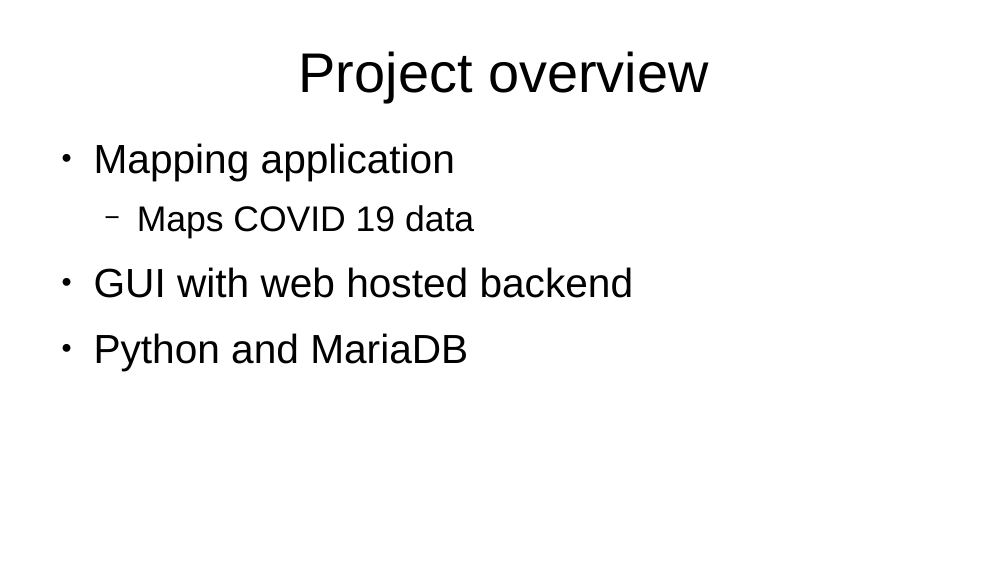
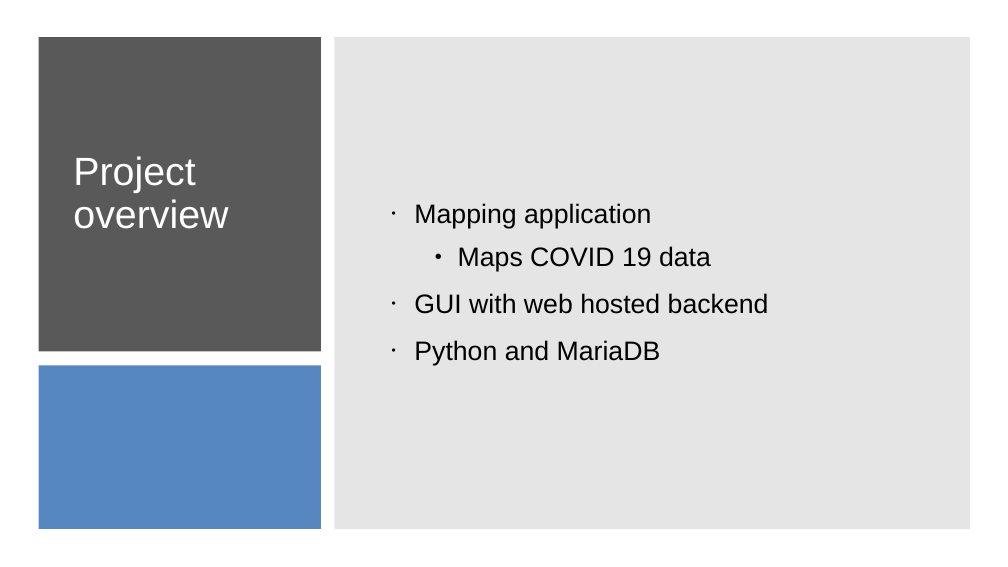
Before and after one commit to tkudryn/cs450-final, a slide deck: slide 7 of final/presentation.pptx. Drawn at 1008x567 pixels with LibreOffice and Linux fonts; fonts in the diff are those of the drawing. Boxes give left, top, right and bottom in pixels: in the first picture for what was removed or moved away, otherwise in the second. Text is boxed around its words. In the diff, an @@ line names an element or a change of style, - is before the commit and + after.

```diff
--- a/final/presentation.pptx
+++ b/final/presentation.pptx
@@ rectangle added at [38,38,321,352], fill #595959 @@
@@ rectangle added at [335,38,970,530], fill #808080 at 20% opacity @@
@@ text "Mapping application": place and size @@
-text "Mapping application" at [94,143,634,371]
+text "Mapping application" at [414,203,769,365]
@@ text "Mapping application" at [414,203,769,365]: size 32 to 21 pt in "Mapping application", "GUI with web hosted backend", "Python and MariaDB"; size 28 to 21 pt in "Maps COVID 19 data"; bullet ● to •; line spacing 1 to 0.9; bullet − to •; vertical alignment top to middle @@
@@ text "Project overview": place and size @@
-text "Project overview" at [299,51,708,102]
+text "Project overview" at [73,156,228,229]
@@ text "Project overview" at [73,156,228,229]: size 44 to 31 pt, text colour #000000 to #FFFFFF; alignment centre to left; line spacing 1 to 0.9; more space between paragraphs @@
@@ rectangle added at [38,366,321,530], fill #4F81BD at 95% opacity @@
```
Also in this commit, not shown: 7 other slides changed, 7 slides added, 2 slides removed, 3 other files.
